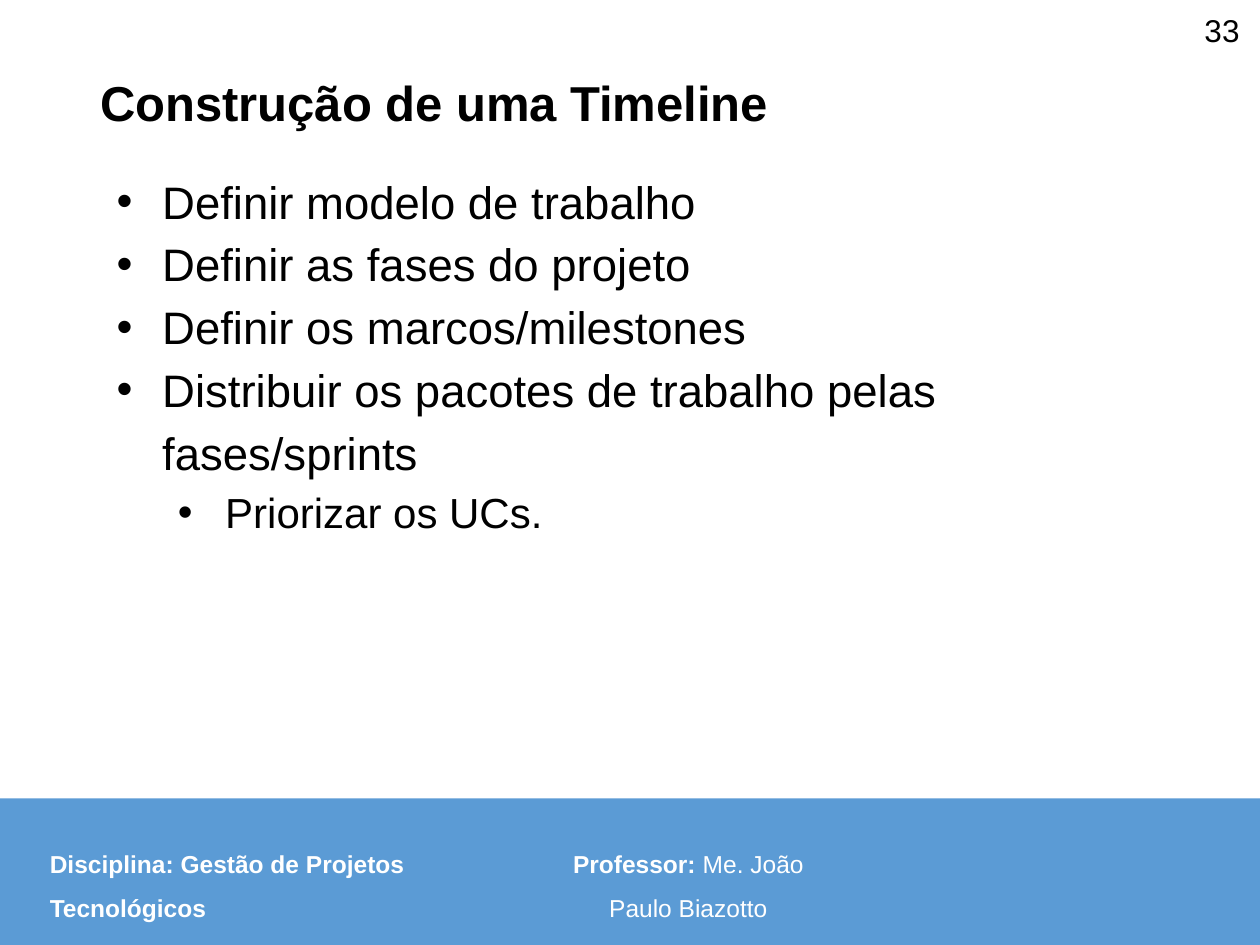
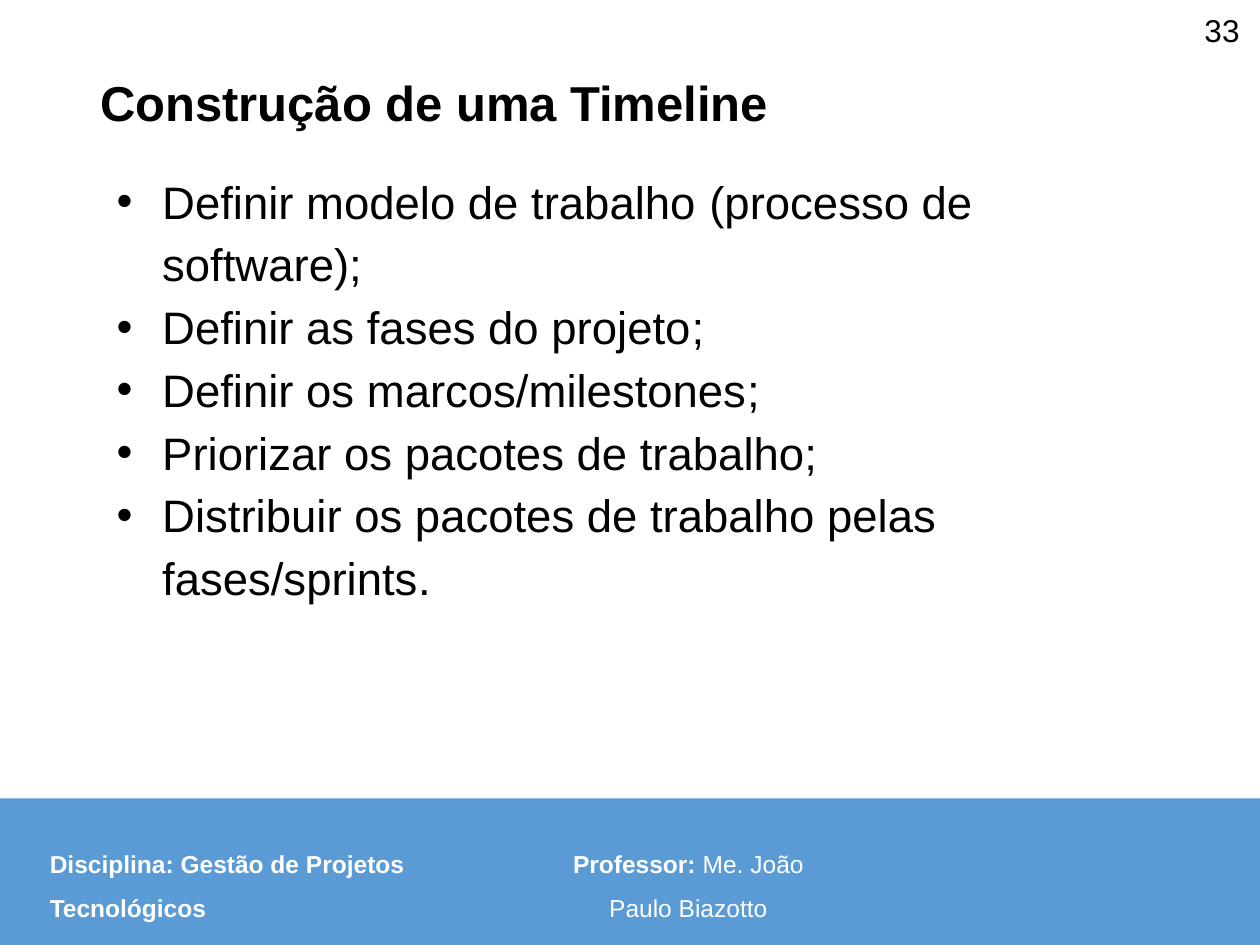
Before and after one commit to pitado/unicesumar2025, a slide deck: slide 33 of gestão de projetos tecnológicos/aulas/Aula 10 - Plano de Gerênciamento de Tempo e Timeline.pptx. Drawn at 1260x945 pixels with LibreOffice and Linux fonts; fonts in the diff are those of the drawing; background and template pictures are left out. Boxes give left, top, right and bottom in pixels: in the first picture for what was removed or moved away, otherwise in the second. Text is boxed around its words. In the diff, an @@ line names an element or a change of style, - is before the commit and + after.

```diff
--- a/gestão de projetos tecnológicos/aulas/Aula 10 - Plano de Gerênciamento de Tempo e Timeline.pptx
+++ b/gestão de projetos tecnológicos/aulas/Aula 10 - Plano de Gerênciamento de Tempo e Timeline.pptx
@@ text at (162, 186, 973, 605): text changed @@
-• Definir modelo de trabalho
-• Definir as fases do projeto
-• Definir os marcos/milestones
-• Distribuir os pacotes de trabalho pelas fases/sprints
-  • Priorizar os UCs.
+• Definir modelo de trabalho (processo de software);
+• Definir as fases do projeto;
+• Definir os marcos/milestones;
+• Priorizar os pacotes de trabalho;
+• Distribuir os pacotes de trabalho pelas fases/sprints.
```
Also in this commit, not shown: 8 other slides changed, 2 slides removed, 7 other files.
